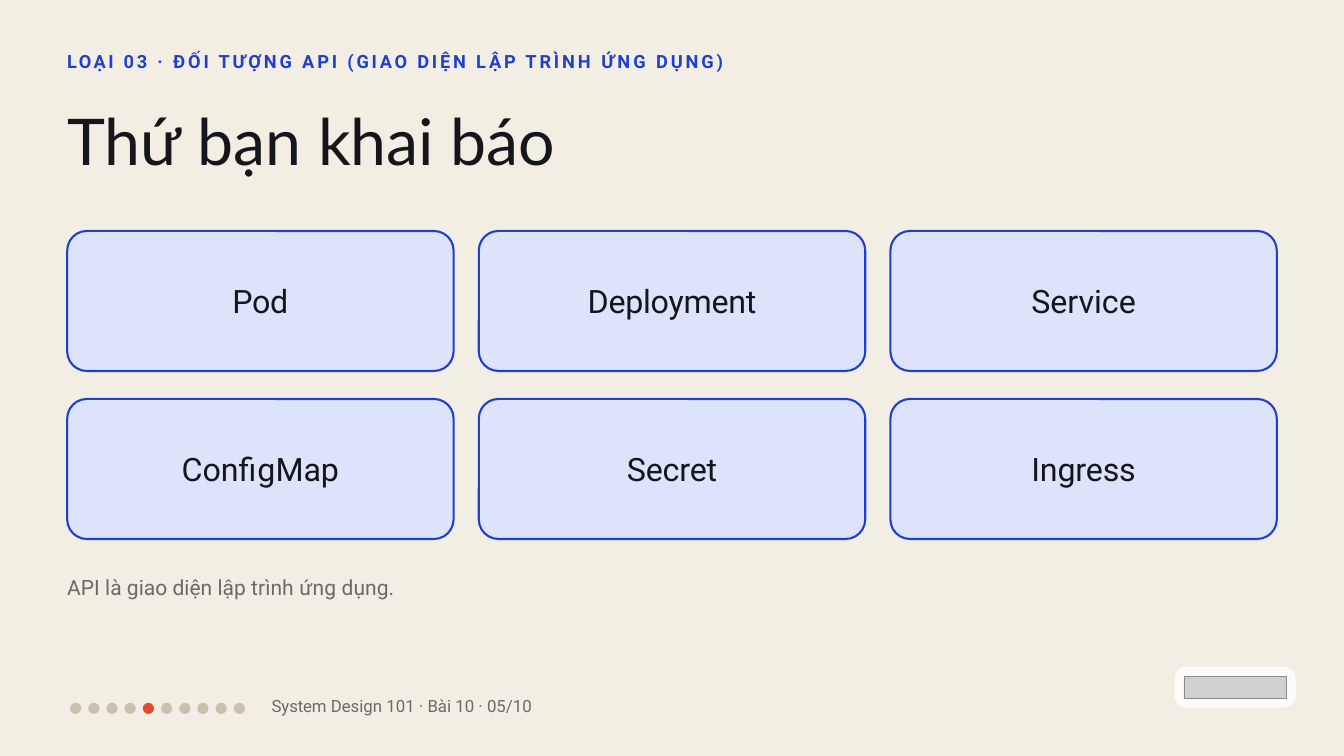
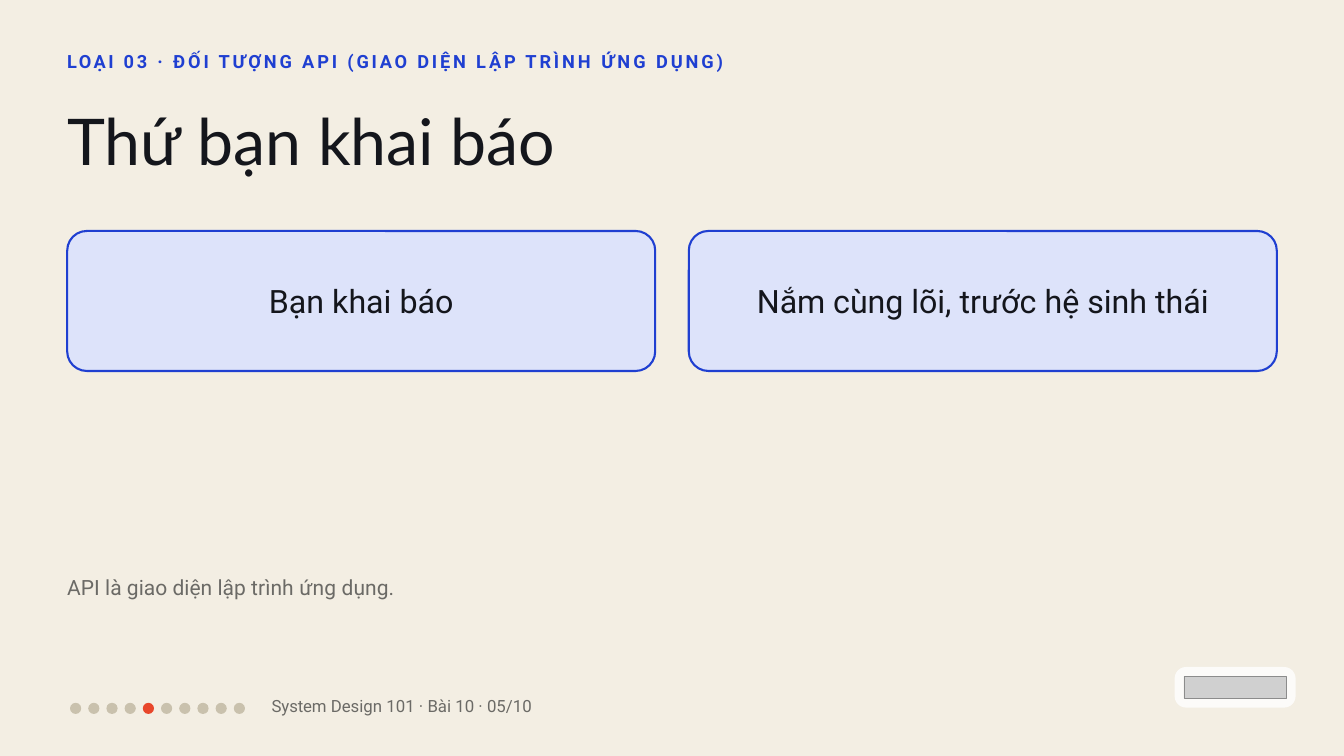
Before and after one commit to vohoailinh90/tool-marketing-studio, a slide deck: slide 5 of system-design-101/vi/lessons/sd-13-010/slides/sd-13-010.pptx. Drawn at 1344x756 pixels with LibreOffice and Linux fonts; fonts in the diff are those of the drawing; grey boxes stand for pictures. Boxes give left, top, right and bottom in pixels: in the first picture for what was removed or moved away, otherwise in the second. Text is boxed around its words. In the diff, an @@ line names an element or a change of style, - is before the commit and + after.

```diff
--- a/system-design-101/vi/lessons/sd-13-010/slides/sd-13-010.pptx
+++ b/system-design-101/vi/lessons/sd-13-010/slides/sd-13-010.pptx
@@ rounded rectangle: place and size @@
-rounded rectangle at [67,231,454,371]
+rounded rectangle at [67,231,655,371]
@@ rounded rectangle removed at [478,231,865,371] @@
@@ rounded rectangle: place and size @@
-rounded rectangle at [890,231,1277,371]
+rounded rectangle at [689,231,1277,371]
@@ text removed at [232,289,288,314] @@
-Pod
@@ text added at [269,289,454,319], 34.5 pt, text #14161C @@
+Bạn khai báo
@@ text removed at [588,289,757,320] @@
-Deployment
@@ text added at [757,287,1208,320], 34.5 pt, text #14161C @@
+Nắm cùng lõi, trước hệ sinh thái
@@ text removed at [1031,290,1136,314] @@
-Service
@@ rounded rectangle removed at [67,399,454,539] @@
@@ rounded rectangle removed at [478,399,865,539] @@
@@ rounded rectangle removed at [890,399,1277,539] @@
@@ text removed at [182,456,339,488] @@
-ConfigMap
@@ text removed at [627,457,717,482] @@
-Secret
@@ text removed at [1031,458,1135,488] @@
-Ingress
```
Also in this commit, not shown: 1 other file.
